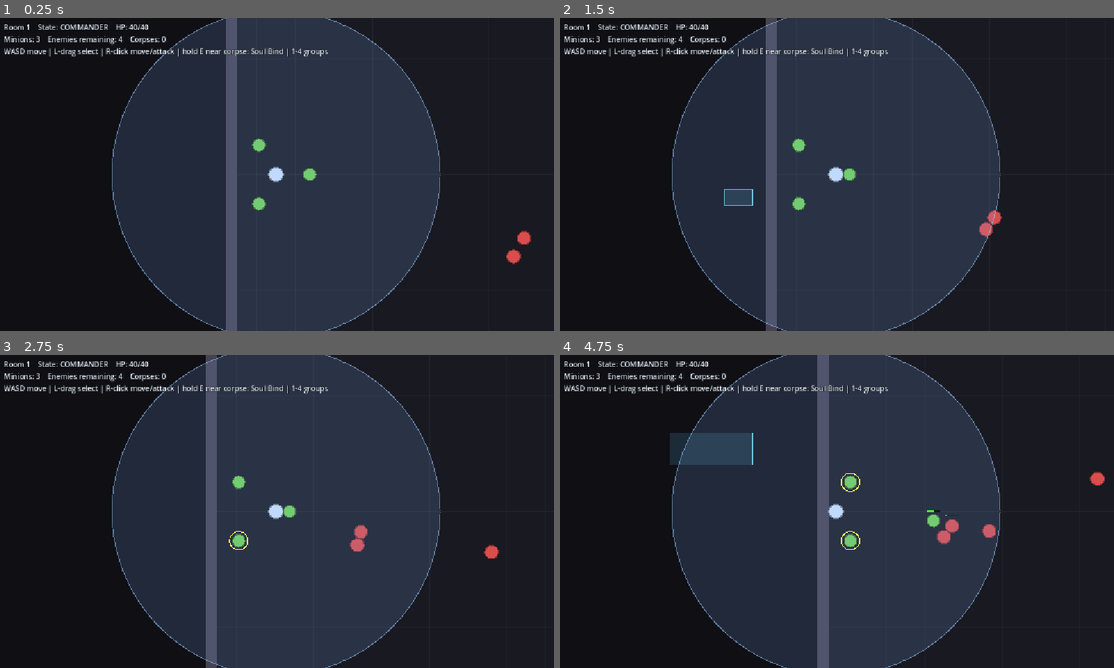
Above: before the commit, frames 1-4 (two rows, left to right).
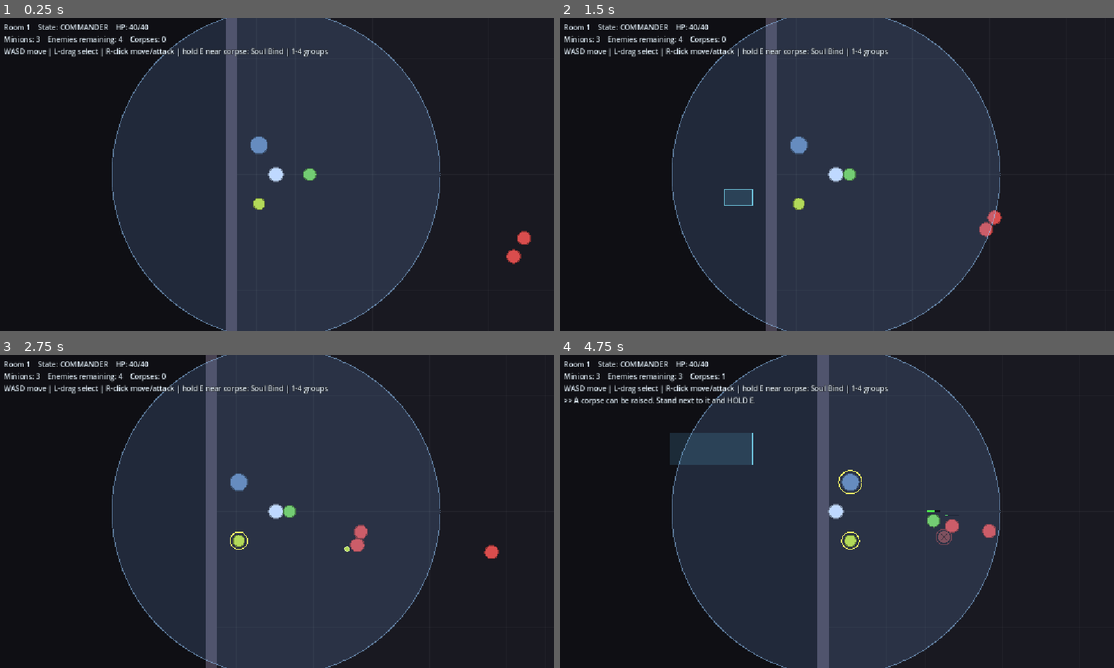
Above: after the commit, the same moments.

Repository: Pandazzian/necromancer-but-rogue-like
Game: Godot game, scene res://scenes/main.tscn
The game is run twice, just before and just after one commit, with the same random seed, the same clock (stepped at 60 frames per second) and the same inputs. This scene is started directly instead of the project's main scene.
Inputs (mouse positions are in pixels of both pictures, inside the frame that each line leads up to):
- Up to frame 1 (0.25 s): no input
- Up to frame 2 (1.5 s): tap Enter at 0.5 s; move the mouse to (958, 158) at 0.52 s; hold D (move_right) 0.53-1.25 s; hold Space (desperation_attack) 0.53-1.25 s; click (958, 158) at 0.67 s; drag from (726, 190) to (809, 237) at 1.27 s
- Up to frame 3 (2.75 s): move the mouse to (332, 442) at 2.02 s; hold D (move_right) from 2.03 s (still down); tap 0 at 2.1 s
- Up to frame 4 (4.75 s): release D (move_right) at 2.75 s; drag from (809, 574) to (670, 464) at 2.77 s; move the mouse to (1003, 558) at 3.52 s; hold A (move_left) 3.53-4.25 s; hold E (soul_bind) 3.53-4.25 s; drag from (670, 464) to (753, 433) at 4.27 s

The runs differ from the first frame. In frame 1, 0.2% of the frame differs, in the area x 45-49%, y 37-62%; in frame 2, 0.2%; in frame 3, 0.3%; in frame 4, 0.9%, in the area x 0-99%, y 5-63%.

Commit message:
Add unit classes (Warrior/Tank/Archer/Mage) and persistent corpses
Introduce a data-driven class system shared by minions and enemies, plus a
projectile system for the ranged/AoE classes. Corpses now persist and keep
their class colour so the player can choose what to raise.

- UnitArchetype resource (scripts/unit_archetype.gd) defines a class's stats,
  attack type and colour; 8 .tres files under resources/archetypes/ (4 minion +
  4 enemy variants). Matches the GDD's MinionData ScriptableObject pattern.
- Classes autoload (scripts/classes.gd) registers the archetypes and provides
  lookup + weighted random enemy composition.
- Projectile system (scripts/projectile.gd + scene): single-target for Archers,
  AoE detonation for Mages; targets resolved by group.
- BaseEntity gains shared combat stats, flat defense (with a min-1 floor),
  apply_archetype(), a perform_attack() melee/projectile dispatcher, and
  take_true_damage() so Lethargy DoT bypasses armour.
- Minions and enemies configure themselves from an assigned archetype; rooms
  spawn a weighted mix of enemy classes scaling per room.
- Soul Bind carries class through capture: a slain enemy's corpse records its
  class, so raising it yields a minion of that same class.
- Corpses no longer decay; they render in the dulled class colour with a pulsing
  "raisable" ring, making Soul Bind a deliberate tactical choice.

Co-Authored-By: Claude Opus 4.8 <noreply@anthropic.com>

Diff:
--- a/project.godot
+++ b/project.godot
@@ -15,6 +15,10 @@
 config/features=PackedStringArray("4.7", "GL Compatibility")
 config/icon="res://icon.svg"
 config/run/main_scene="res://scenes/main.tscn"
+
+[autoload]
+
+Classes="*res://scripts/classes.gd"
 
 [display]
 
--- /dev/null
+++ b/resources/archetypes/enemy_archer.tres
@@ -0,0 +1,19 @@
+[gd_resource type="Resource" script_class="UnitArchetype" load_steps=2 format=3]
+
+[ext_resource type="Script" path="res://scripts/unit_archetype.gd" id="1_arch"]
+
+[resource]
+script = ExtResource("1_arch")
+id = "archer"
+display_name = "Crossbow Zealot"
+color = Color(0.9, 0.5, 0.2, 1)
+body_radius = 12.0
+max_hp = 24.0
+defense = 0.0
+move_speed = 100.0
+attack_damage = 8.0
+attack_range = 300.0
+attack_cooldown = 1.3
+attack_type = 1
+projectile_speed = 470.0
+aoe_radius = 0.0
--- /dev/null
+++ b/resources/archetypes/enemy_mage.tres
@@ -0,0 +1,19 @@
+[gd_resource type="Resource" script_class="UnitArchetype" load_steps=2 format=3]
+
+[ext_resource type="Script" path="res://scripts/unit_archetype.gd" id="1_arch"]
+
+[resource]
+script = ExtResource("1_arch")
+id = "mage"
+display_name = "Flame Cleric"
+color = Color(0.85, 0.3, 0.6, 1)
+body_radius = 13.0
+max_hp = 26.0
+defense = 0.0
+move_speed = 90.0
+attack_damage = 7.0
+attack_range = 240.0
+attack_cooldown = 1.8
+attack_type = 2
+projectile_speed = 330.0
+aoe_radius = 85.0
--- /dev/null
+++ b/resources/archetypes/enemy_tank.tres
@@ -0,0 +1,19 @@
+[gd_resource type="Resource" script_class="UnitArchetype" load_steps=2 format=3]
+
+[ext_resource type="Script" path="res://scripts/unit_archetype.gd" id="1_arch"]
+
+[resource]
+script = ExtResource("1_arch")
+id = "tank"
+display_name = "Templar Juggernaut"
+color = Color(0.7, 0.35, 0.25, 1)
+body_radius = 18.0
+max_hp = 95.0
+defense = 6.0
+move_speed = 85.0
+attack_damage = 6.0
+attack_range = 44.0
+attack_cooldown = 1.2
+attack_type = 0
+projectile_speed = 480.0
+aoe_radius = 0.0
--- /dev/null
+++ b/resources/archetypes/enemy_warrior.tres
@@ -0,0 +1,19 @@
+[gd_resource type="Resource" script_class="UnitArchetype" load_steps=2 format=3]
+
+[ext_resource type="Script" path="res://scripts/unit_archetype.gd" id="1_arch"]
+
+[resource]
+script = ExtResource("1_arch")
+id = "warrior"
+display_name = "Inquisitor"
+color = Color(0.85, 0.3, 0.3, 1)
+body_radius = 14.0
+max_hp = 30.0
+defense = 1.0
+move_speed = 120.0
+attack_damage = 7.0
+attack_range = 40.0
+attack_cooldown = 1.0
+attack_type = 0
+projectile_speed = 480.0
+aoe_radius = 0.0
--- /dev/null
+++ b/resources/archetypes/minion_archer.tres
@@ -0,0 +1,19 @@
+[gd_resource type="Resource" script_class="UnitArchetype" load_steps=2 format=3]
+
+[ext_resource type="Script" path="res://scripts/unit_archetype.gd" id="1_arch"]
+
+[resource]
+script = ExtResource("1_arch")
+id = "archer"
+display_name = "Bone Archer"
+color = Color(0.7, 0.85, 0.35, 1)
+body_radius = 12.0
+max_hp = 40.0
+defense = 0.0
+move_speed = 200.0
+attack_damage = 11.0
+attack_range = 330.0
+attack_cooldown = 1.0
+attack_type = 1
+projectile_speed = 540.0
+aoe_radius = 0.0
--- /dev/null
+++ b/resources/archetypes/minion_mage.tres
@@ -0,0 +1,19 @@
+[gd_resource type="Resource" script_class="UnitArchetype" load_steps=2 format=3]
+
+[ext_resource type="Script" path="res://scripts/unit_archetype.gd" id="1_arch"]
+
+[resource]
+script = ExtResource("1_arch")
+id = "mage"
+display_name = "Lich Acolyte"
+color = Color(0.6, 0.45, 0.85, 1)
+body_radius = 13.0
+max_hp = 42.0
+defense = 0.0
+move_speed = 185.0
+attack_damage = 8.0
+attack_range = 260.0
+attack_cooldown = 1.4
+attack_type = 2
+projectile_speed = 360.0
+aoe_radius = 90.0
--- /dev/null
+++ b/resources/archetypes/minion_tank.tres
@@ -0,0 +1,19 @@
+[gd_resource type="Resource" script_class="UnitArchetype" load_steps=2 format=3]
+
+[ext_resource type="Script" path="res://scripts/unit_archetype.gd" id="1_arch"]
+
+[resource]
+script = ExtResource("1_arch")
+id = "tank"
+display_name = "Bone Bulwark"
+color = Color(0.4, 0.55, 0.75, 1)
+body_radius = 18.0
+max_hp = 130.0
+defense = 8.0
+move_speed = 150.0
+attack_damage = 6.0
+attack_range = 46.0
+attack_cooldown = 1.0
+attack_type = 0
+projectile_speed = 480.0
+aoe_radius = 0.0
--- /dev/null
+++ b/resources/archetypes/minion_warrior.tres
@@ -0,0 +1,19 @@
+[gd_resource type="Resource" script_class="UnitArchetype" load_steps=2 format=3]
+
+[ext_resource type="Script" path="res://scripts/unit_archetype.gd" id="1_arch"]
+
+[resource]
+script = ExtResource("1_arch")
+id = "warrior"
+display_name = "Skeletal Warrior"
+color = Color(0.45, 0.8, 0.45, 1)
+body_radius = 13.0
+max_hp = 55.0
+defense = 2.0
+move_speed = 210.0
+attack_damage = 9.0
+attack_range = 42.0
+attack_cooldown = 0.7
+attack_type = 0
+projectile_speed = 480.0
+aoe_radius = 0.0
--- /dev/null
+++ b/scenes/projectile.tscn
@@ -0,0 +1,6 @@
+[gd_scene load_steps=2 format=3 uid="uid://cq0necro0proj"]
+
+[ext_resource type="Script" path="res://scripts/projectile.gd" id="1_proj"]
+
+[node name="Projectile" type="Node2D"]
+script = ExtResource("1_proj")
--- a/scripts/base_entity.gd
+++ b/scripts/base_entity.gd
@@ -10,6 +10,18 @@
 ## Radius of this actor's body, used for drawing and melee range checks.
 @export var body_radius: float = 16.0
 @export var body_color: Color = Color.WHITE
+## Flat damage reduction per hit (Tanks have a lot).
+@export var defense: float = 0.0
+
+# Combat stats shared by minions and enemies. Set directly or via apply_archetype().
+# (The Player subclass runs its own combat and leaves these at their defaults.)
+var attack_damage: float = 8.0
+var attack_range: float = 42.0
+var attack_cooldown: float = 0.8
+var attack_type: int = UnitArchetype.AttackType.MELEE
+var projectile_speed: float = 480.0
+var aoe_radius: float = 0.0
+var attack_target_groups: PackedStringArray = PackedStringArray()
 
 var current_hp: float
 var is_dead: bool = false
@@ -17,7 +29,43 @@
 func _ready() -> void:
 	current_hp = max_hp
 
+## Configure combat/appearance from a class definition (GDD 6.1 MinionData).
+func apply_archetype(a: UnitArchetype) -> void:
+	max_hp = a.max_hp
+	defense = a.defense
+	body_radius = a.body_radius
+	body_color = a.color
+	attack_damage = a.attack_damage
+	attack_range = a.attack_range
+	attack_cooldown = a.attack_cooldown
+	attack_type = a.attack_type
+	projectile_speed = a.projectile_speed
+	aoe_radius = a.aoe_radius
+
+## Execute one attack against `target`: melee hit, or fire a projectile for
+## ranged/AoE classes. Callers gate this on their own cooldown.
+func perform_attack(target: BaseEntity) -> void:
+	if target == null or not is_instance_valid(target):
+		return
+	if attack_type == UnitArchetype.AttackType.MELEE:
+		target.take_damage(attack_damage, self)
+		return
+	var d: Vector2 = target.global_position - global_position
+	d = d.normalized() if d.length() > 0.001 else Vector2.RIGHT
+	Projectile.spawn(get_parent(), global_position, d, attack_damage,
+		attack_target_groups, projectile_speed, aoe_radius, body_color, attack_range + 140.0)
+
 func take_damage(amount: float, _source: Node = null) -> void:
+	if is_dead:
+		return
+	var dealt: float = maxf(1.0, amount - defense)  # always chip at least 1
+	current_hp = maxf(0.0, current_hp - dealt)
+	health_changed.emit(current_hp, max_hp)
+	if current_hp <= 0.0:
+		die()
+
+## Damage that ignores defense (used by DoTs like Lethargy).
+func take_true_damage(amount: float) -> void:
 	if is_dead:
 		return
 	current_hp = maxf(0.0, current_hp - amount)
--- /dev/null
+++ b/scripts/classes.gd
@@ -0,0 +1,37 @@
+extends Node
+## Autoload registry of unit classes. Access as `Classes.minion("archer")`,
+## `Classes.enemy(id)`, or `Classes.random_enemy_id()`.
+
+const MINION: Dictionary = {
+	"warrior": preload("res://resources/archetypes/minion_warrior.tres"),
+	"tank": preload("res://resources/archetypes/minion_tank.tres"),
+	"archer": preload("res://resources/archetypes/minion_archer.tres"),
+	"mage": preload("res://resources/archetypes/minion_mage.tres"),
+}
+
+const ENEMY: Dictionary = {
+	"warrior": preload("res://resources/archetypes/enemy_warrior.tres"),
+	"tank": preload("res://resources/archetypes/enemy_tank.tres"),
+	"archer": preload("res://resources/archetypes/enemy_archer.tres"),
+	"mage": preload("res://resources/archetypes/enemy_mage.tres"),
+}
+
+const IDS: Array[String] = ["warrior", "tank", "archer", "mage"]
+
+func minion(id: String) -> UnitArchetype:
+	return MINION.get(id, MINION["warrior"])
+
+func enemy(id: String) -> UnitArchetype:
+	return ENEMY.get(id, ENEMY["warrior"])
+
+## Weighted pick for wave composition: mostly warriors, some ranged, few tanks.
+func random_enemy_id() -> String:
+	var r: float = randf()
+	if r < 0.45:
+		return "warrior"
+	elif r < 0.70:
+		return "archer"
+	elif r < 0.85:
+		return "mage"
+	else:
+		return "tank"
--- a/scripts/corpse.gd
+++ b/scripts/corpse.gd
@@ -1,25 +1,32 @@
 extends Node2D
-## A defeated enemy's remains. Exists for a few seconds (GDD 3.2 "Corpse State")
-## before decaying. The Necromancer casts Soul Bind on it to raise a new minion.
+## A defeated enemy's remains (GDD 3.2 "Corpse State"). Persists until the
+## Necromancer raises it with Soul Bind (or the room is left behind). Keeps the
+## dead unit's class colour, dulled, so the player can decide what to raise.
 
-@export var decay_time: float = 6.0
+## Class id of the enemy that died here; Soul Bind raises a minion of this class.
+var source_class: String = "warrior"
+## The enemy's class colour, used (dulled) to render the corpse.
+var source_color: Color = Color(0.6, 0.6, 0.6)
 
-var _time_left: float
+var _t: float = 0.0
 
 func _ready() -> void:
-	_time_left = decay_time
 	add_to_group("corpses")
 
 func _process(delta: float) -> void:
-	_time_left -= delta
-	if _time_left <= 0.0:
-		queue_free()
-		return
+	_t += delta
 	queue_redraw()
 
 func _draw() -> void:
-	var frac: float = clampf(_time_left / decay_time, 0.0, 1.0)
-	var col := Color(0.55, 0.55, 0.6, 0.4 + 0.5 * frac)
-	draw_circle(Vector2.ZERO, 12.0, col)
-	# Decay timer ring - shrinks as the corpse rots away.
-	draw_arc(Vector2.ZERO, 16.0, -PI / 2.0, -PI / 2.0 + TAU * frac, 24, Color(0.7, 0.7, 0.8, 0.7), 2.0)
+	# Dulled body: desaturated + darkened but hue preserved, so classes stay legible.
+	var dull: Color = source_color.lerp(Color(0.32, 0.32, 0.34), 0.4).darkened(0.15)
+	dull.a = 0.9
+	draw_circle(Vector2.ZERO, 12.0, dull)
+	# Slain marker.
+	var arm: float = 5.5
+	draw_line(Vector2(-arm, -arm), Vector2(arm, arm), Color(0, 0, 0, 0.5), 2.0)
+	draw_line(Vector2(-arm, arm), Vector2(arm, -arm), Color(0, 0, 0, 0.5), 2.0)
+	# Gentle pulsing ring in the full class colour hints it can be raised.
+	var pulse: float = 0.5 + 0.5 * sin(_t * 3.0)
+	var ring := Color(source_color.r, source_color.g, source_color.b, 0.22 + 0.33 * pulse)
+	draw_arc(Vector2.ZERO, 15.0 + 2.0 * pulse, 0.0, TAU, 28, ring, 2.0)
--- a/scripts/enemy.gd
+++ b/scripts/enemy.gd
@@ -5,23 +5,29 @@
 
 const CorpseScene: PackedScene = preload("res://scenes/corpse.tscn")
 
+## Class definition. Assign before adding to the tree (set by Room via Classes).
+@export var archetype: UnitArchetype = null
 @export var move_speed: float = 120.0
-@export var attack_damage: float = 7.0
-@export var attack_range: float = 40.0
-@export var attack_cooldown: float = 1.0
 @export var retarget_interval: float = 0.4
 
+var class_id: String = "warrior"
 var target: BaseEntity = null
 var _atk_cd: float = 0.0
 var _retarget_cd: float = 0.0
 var _attack_flash: float = 0.0
 
 func _ready() -> void:
-	max_hp = 30.0
-	body_radius = 14.0
-	body_color = Color(0.85, 0.3, 0.3)
+	if archetype != null:
+		apply_archetype(archetype)
+		move_speed = archetype.move_speed
+		class_id = archetype.id
+	else:
+		max_hp = 30.0
+		body_radius = 14.0
+		body_color = Color(0.85, 0.3, 0.3)
 	super._ready()
 	add_to_group("enemies")
+	attack_target_groups = PackedStringArray(["minions", "player"])
 
 func _physics_process(delta: float) -> void:
 	_atk_cd = maxf(0.0, _atk_cd - delta)
@@ -46,9 +52,10 @@
 		velocity = Vector2.ZERO
 		move_and_slide()
 		if _atk_cd <= 0.0:
-			target.take_damage(attack_damage, self)
+			perform_attack(target)
 			_atk_cd = attack_cooldown
-			_attack_flash = 0.12
+			if attack_type == UnitArchetype.AttackType.MELEE:
+				_attack_flash = 0.12
 	queue_redraw()
 
 func _acquire_target() -> BaseEntity:
@@ -68,6 +75,8 @@
 func _on_death() -> void:
 	var corpse := CorpseScene.instantiate()
 	corpse.global_position = global_position
+	corpse.source_class = class_id  # soul-binding raises a minion of this class
+	corpse.source_color = body_color  # keep the class colour (dulled) on the corpse
 	# Defer so we don't add a sibling while the tree is busy with this frame's physics.
 	get_parent().call_deferred("add_child", corpse)
 	queue_free()
--- a/scripts/main.gd
+++ b/scripts/main.gd
@@ -25,8 +25,10 @@
 	player.soul_bind_completed.connect(_on_soul_bind_completed)
 	player.died.connect(_on_player_died)
 
+	var start_classes: Array[String] = ["warrior", "archer", "tank"]
 	for i in starting_minions:
-		_spawn_minion(player.global_position + Vector2(randf_range(-60, 60), randf_range(40, 100)))
+		var cid: String = start_classes[i % start_classes.size()]
+		_spawn_minion(player.global_position + Vector2(randf_range(-60, 60), randf_range(40, 100)), cid)
 
 	_start_room(1)
 
@@ -92,8 +94,9 @@
 
 # --- Spawning / resurrection ----------------------------------------------
 
-func _spawn_minion(pos: Vector2) -> Minion:
+func _spawn_minion(pos: Vector2, class_id: String = "warrior") -> Minion:
 	var m: Minion = MinionScene.instantiate()
+	m.archetype = Classes.minion(class_id)  # set before add_child so _ready applies it
 	m.global_position = pos
 	m.player = player
 	actors.add_child(m)
@@ -101,7 +104,9 @@
 
 func _on_soul_bind_completed(corpse: Node2D) -> void:
 	if corpse != null and is_instance_valid(corpse):
-		_spawn_minion(corpse.global_position)
+		# Raise a minion of the same class as the enemy that left this corpse.
+		var cid: String = corpse.source_class if "source_class" in corpse else "warrior"
+		_spawn_minion(corpse.global_position, cid)
 		corpse.queue_free()
 
 # --- Desperation gate (GDD 3.3) -------------------------------------------
--- a/scripts/minion.gd
+++ b/scripts/minion.gd
@@ -5,10 +5,11 @@
 
 enum State { IDLE, MOVING, ATTACKING, LETHARGY }
 
+const LETHARGY_MELEE_RANGE: float = 46.0
+
+## Class definition. Assign before adding to the tree (set by Main via Classes).
+@export var archetype: UnitArchetype = null
 @export var move_speed: float = 210.0
-@export var attack_damage: float = 9.0
-@export var attack_range: float = 42.0
-@export var attack_cooldown: float = 0.7
 @export var lethargy_dps: float = 6.0
 ## Idle minions auto-engage any enemy that wanders within this radius.
 @export var auto_aggro_range: float = 150.0
@@ -16,6 +17,7 @@
 ## range (keeps it from being lured out of the aura). Ordered attacks ignore this.
 @export var auto_leash_mult: float = 1.6
 
+var class_id: String = "warrior"
 var state: int = State.IDLE
 var order_pos: Vector2
 var target: BaseEntity = null
@@ -25,13 +27,23 @@
 var _atk_cd: float = 0.0
 var _attack_flash: float = 0.0
 var _ordered_attack: bool = false  # true = explicit R-click order, false = auto
+var _base_color: Color = Color(0.45, 0.8, 0.45)
 
 func _ready() -> void:
-	max_hp = 55.0
-	body_radius = 13.0
-	body_color = Color(0.45, 0.8, 0.45)
+	if archetype != null:
+		apply_archetype(archetype)
+		move_speed = archetype.move_speed
+		class_id = archetype.id
+	else:
+		max_hp = 55.0
+		body_radius = 13.0
+		body_color = Color(0.45, 0.8, 0.45)
+	_base_color = body_color
+	# Ranged classes need to auto-engage from further out than the melee default.
+	auto_aggro_range = maxf(auto_aggro_range, attack_range * 0.9)
 	super._ready()
 	add_to_group("minions")
+	attack_target_groups = PackedStringArray(["enemies"])
 	order_pos = global_position
 
 func _physics_process(delta: float) -> void:
@@ -113,18 +125,19 @@
 		velocity = Vector2.ZERO
 		move_and_slide()
 		if _atk_cd <= 0.0:
-			target.take_damage(attack_damage, self)
+			perform_attack(target)
 			_atk_cd = attack_cooldown
-			_attack_flash = 0.1
+			if attack_type == UnitArchetype.AttackType.MELEE:
+				_attack_flash = 0.1
 
 func _process_lethargy(delta: float) -> void:
 	state = State.LETHARGY
 	velocity = Vector2.ZERO
 	move_and_slide()
-	take_damage(lethargy_dps * delta, self)  # crumbles over time
-	# Crippled: no movement, but still swings at anything already in melee range.
+	take_true_damage(lethargy_dps * delta)  # crumbles over time, ignores defense
+	# Crippled: no movement and no ranged attacks, just weak flails at melee range.
 	if _atk_cd <= 0.0:
-		var enemy: BaseEntity = _nearest_enemy_within(attack_range)
+		var enemy: BaseEntity = _nearest_enemy_within(LETHARGY_MELEE_RANGE)
 		if enemy != null:
 			enemy.take_damage(attack_damage * 0.5, self)  # weakened
 			target = enemy
@@ -149,9 +162,9 @@
 	if selected:
 		draw_arc(Vector2.ZERO, body_radius + 6.0, 0.0, TAU, 32, Color(1.0, 1.0, 0.4), 2.0)
 	if state == State.LETHARGY:
-		body_color = Color(0.35, 0.5, 0.4)  # dull, drained
+		body_color = _base_color.darkened(0.4)  # dull, drained
 	else:
-		body_color = Color(0.45, 0.8, 0.45)
+		body_color = _base_color
 	_draw_body_and_health()
 	if _attack_flash > 0.0 and target != null and is_instance_valid(target):
 		draw_line(Vector2.ZERO, to_local(target.global_position), Color(1, 1, 0.5, 0.8), 2.0)
--- /dev/null
+++ b/scripts/projectile.gd
@@ -0,0 +1,83 @@
+class_name Projectile
+extends Node2D
+## A travelling attack fired by Archers (single-target) and Mages (AoE).
+## Detects targets by group (manual distance check, no physics layers needed).
+
+const SCENE: PackedScene = preload("res://scenes/projectile.tscn")
+
+var dir: Vector2 = Vector2.RIGHT
+var speed: float = 480.0
+var damage: float = 8.0
+var target_groups: PackedStringArray = PackedStringArray()
+var aoe_radius: float = 0.0
+var color: Color = Color.WHITE
+var max_dist: float = 400.0
+
+var _traveled: float = 0.0
+var _blast: float = 0.0  # >0 while the AoE detonation flash is showing
+
+## Fire a projectile from `shooter_parent` (kept in that node so it despawns with it).
+static func spawn(shooter_parent: Node, pos: Vector2, direction: Vector2, dmg: float,
+		groups: PackedStringArray, spd: float, aoe: float, col: Color, range_px: float) -> void:
+	if shooter_parent == null or not is_instance_valid(shooter_parent):
+		return
+	var p: Projectile = SCENE.instantiate()
+	p.dir = direction
+	p.speed = spd
+	p.damage = dmg
+	p.target_groups = groups
+	p.aoe_radius = aoe
+	p.color = col
+	p.max_dist = range_px
+	p.position = pos  # parents (Actors / Room) sit at the origin, so this is world-space
+	shooter_parent.add_child(p)
+
+func _physics_process(delta: float) -> void:
+	if _blast > 0.0:
+		_blast -= delta
+		if _blast <= 0.0:
+			queue_free()
+		else:
+			queue_redraw()
+		return
+
+	var step: float = speed * delta
+	position += dir * step
+	_traveled += step
+	var hit: BaseEntity = _find_hit()
+	if hit != null or _traveled >= max_dist:
+		_detonate(hit)
+	else:
+		queue_redraw()
+
+func _find_hit() -> BaseEntity:
+	for g in target_groups:
+		for n in get_tree().get_nodes_in_group(g):
+			if n is BaseEntity and not (n as BaseEntity).is_dead:
+				var e := n as BaseEntity
+				if global_position.distance_to(e.global_position) <= e.body_radius + 7.0:
+					return e
+	return null
+
+func _detonate(hit: BaseEntity) -> void:
+	if aoe_radius > 0.0:
+		for g in target_groups:
+			for n in get_tree().get_nodes_in_group(g):
+				if n is BaseEntity and not (n as BaseEntity).is_dead:
+					var e := n as BaseEntity
+					if global_position.distance_to(e.global_position) <= aoe_radius:
+						e.take_damage(damage, self)
+		_blast = 0.15  # linger briefly to show the blast
+		queue_redraw()
+	else:
+		if hit != null:
+			hit.take_damage(damage, self)
+		queue_free()
+
+func _draw() -> void:
+	if _blast > 0.0:
+		draw_circle(Vector2.ZERO, aoe_radius, Color(color.r, color.g, color.b, 0.22))
+		draw_arc(Vector2.ZERO, aoe_radius, 0.0, TAU, 40, color, 2.0)
+	else:
+		draw_circle(Vector2.ZERO, 5.0, color)
+		draw_arc(Vector2.ZERO, 5.0, 0.0, TAU, 12, color.lightened(0.4), 1.5)
--- a/scripts/room.gd
+++ b/scripts/room.gd
@@ -34,6 +34,7 @@
 func begin(enemy_count: int) -> void:
 	for i in enemy_count:
 		var e: Enemy = EnemyScene.instantiate()
+		e.archetype = Classes.enemy(Classes.random_enemy_id())  # before add_child
 		e.global_position = _random_spawn_point()
 		add_child(e)
 	_spawned = true
--- /dev/null
+++ b/scripts/unit_archetype.gd
@@ -0,0 +1,28 @@
+class_name UnitArchetype
+extends Resource
+## Data for one unit class (GDD 6.1 "MinionData"). Shared by minions and enemies;
+## the same four classes exist on both sides, differing only by faction/colour.
+
+enum AttackType {
+	MELEE,  ## Direct damage in melee range.
+	RANGED, ## Fires a single-target projectile.
+	AOE,    ## Fires a projectile that explodes for area damage.
+}
+
+@export var id: String = "warrior"
+@export var display_name: String = "Warrior"
+@export var color: Color = Color.WHITE
+@export var body_radius: float = 13.0
+
+@export_group("Stats")
+@export var max_hp: float = 55.0
+@export var defense: float = 0.0  ## Flat damage reduction per hit.
+@export var move_speed: float = 200.0
+
+@export_group("Attack")
+@export var attack_damage: float = 9.0
+@export var attack_range: float = 42.0
+@export var attack_cooldown: float = 0.8
+@export var attack_type: AttackType = AttackType.MELEE
+@export var projectile_speed: float = 480.0
+@export var aoe_radius: float = 0.0  ## Only used by AOE attacks.
Not shown, added: scripts/classes.gd.uid
Not shown, added: scripts/projectile.gd.uid
Not shown, added: scripts/unit_archetype.gd.uid
